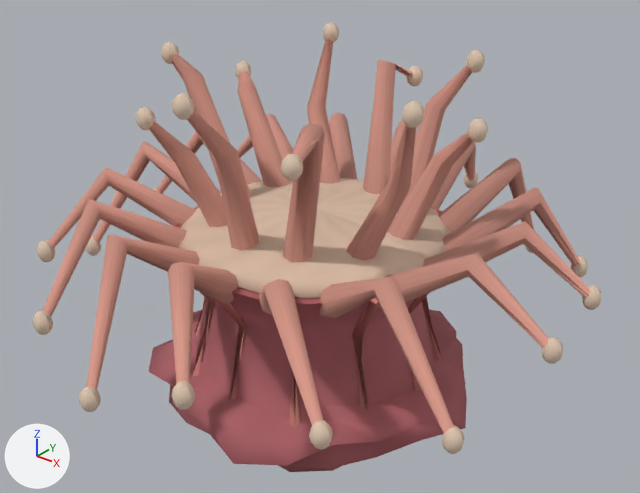
The glTF model assets/models/anemone.glb: old version first, new version second.
Before and after are seen from a camera (50 mm lens) standing at (2.76, -3.32, 3.08) and looking at (0.05, 0.06, 0.98). The lights are fixed; the arrows at lower left show +X, +Y and +Z. The first picture is the older version. Vertices at exactly the same position are counted once.

The older version as bpy lines, for what is in view:
```python
me_anemone_anemone_pedal_disc = bpy.data.meshes.new('anemone_Anemone pedal disc')
me_anemone_anemone_pedal_disc.from_pydata(...)  # 2896 vertices, 5108 faces; spans x -1.48..1.53, y -1.44..1.54, z 0.0..2.01
me_anemone_anemone_pedal_disc.materials.append(mat_anemone_pbr)
ob_anemone = bpy.data.objects.new('anemone', me_anemone_anemone_pedal_disc)
ob_anemone.location = (0.0, 0.0, 0.0)
```
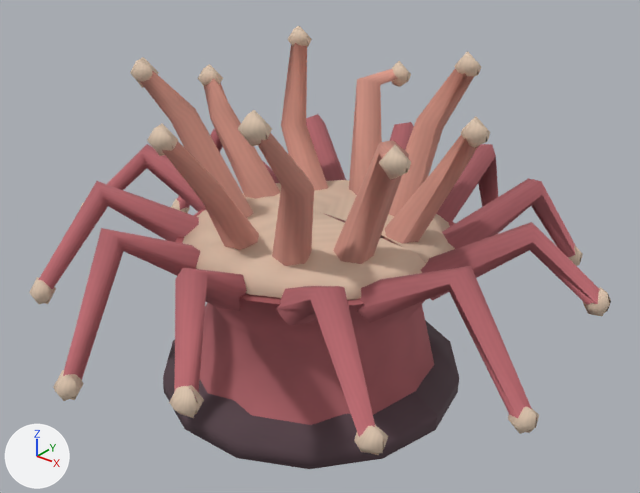
Edits to the bpy script that builds the scene:
```text
Add mat_anemone_pigment:
    mat_anemone_pigment = bpy.data.materials.new('anemone_Pigment')
    # uses the picture img_anemone_albedo
    # uses the picture img_anemone_emission
    # uses the picture img_anemone_normal
    # uses the picture img_anemone_orm
Change me_anemone_anemone_pedal_disc:
    remove me_anemone_anemone_pedal_disc.from_pydata(...)  # 2896 vertices, 5108 faces; spans x -1.48..1.53, y -1.44..1.54, z 0.0..2.01
    remove me_anemone_anemone_pedal_disc.materials.append(mat_anemone_pbr)
    add me_anemone_anemone_pedal_disc.from_pydata(...)  # 869 vertices, 1419 faces; spans x -1.48..1.53, y -1.44..1.54, z 0.0..2.01
    me_anemone_anemone_pedal_disc part 1: the loose piece of 312 vertices spanning x -0.83..1.02, y -0.9..1.0, z 0.0..0.48 is rebuilt with 58 vertices and now spans x -0.84..0.86, y -0.8..0.85, z 0.0..0.44, in mat_anemone_pigment
    me_anemone_anemone_pedal_disc part 2: the loose piece of 180 vertices spanning x -0.71..0.76, y -0.68..0.78, z 0.93..1.21 is rebuilt with 42 vertices and now spans x -0.7..0.79, y -0.66..0.77, z 0.91..1.19, in mat_anemone_pigment
    me_anemone_anemone_pedal_disc part 3: the loose piece of 60 vertices spanning x -0.75..0.8, y -0.72..0.82, z 0.3..1.06 is rebuilt with 42 vertices and now spans x -0.74..0.83, y -0.7..0.81, z 0.28..1.04, in mat_anemone_pigment
    me_anemone_anemone_pedal_disc part 4: the loose piece of 56 vertices spanning x 1.37..1.47, y 0.43..0.53, z 0.9..1.03 is rebuilt with 19 vertices and now spans x 1.38..1.51, y 0.42..0.56, z 0.87..1.02, in mat_anemone_pigment
    me_anemone_anemone_pedal_disc part 5: the loose piece of 24 vertices spanning x 0.27..0.58, y 0.29..0.71, z 1.04..1.96 is rebuilt with 16 vertices and now spans x 0.22..0.61, y 0.28..0.67, z 1.01..1.96, in mat_anemone_pigment
    me_anemone_anemone_pedal_disc part 6: the loose piece of 24 vertices spanning x 0.35..0.83, y -0.28..-0.08, z 1.03..1.96 is rebuilt with 14 vertices and now spans x 0.31..0.84, y -0.4..-0.05, z 1.02..1.81, in mat_anemone_pigment
    me_anemone_anemone_pedal_disc part 7: the loose piece of 24 vertices spanning x -1.45..-0.54, y 0.16..0.39, z 0.83..1.38 is rebuilt with 15 vertices and now spans x -1.45..-0.48, y 0.28..0.51, z 0.69..1.37, in mat_anemone_pigment
    me_anemone_anemone_pedal_disc part 8: the loose piece of 24 vertices spanning x -0.53..-0.22, y -0.61..-0.2, z 1.03..1.77 is rebuilt with 15 vertices and now spans x -0.65..-0.23, y -0.52..-0.04, z 1.02..1.97, in mat_anemone_pigment
    me_anemone_anemone_pedal_disc part 9: the loose piece of 24 vertices spanning x -0.43..0.11, y 0.66..1.46, z 0.83..1.38 is rebuilt with 15 vertices and now spans x -0.42..0.14, y 0.65..1.48, z 0.92..1.37, in mat_anemone_pigment
    me_anemone_anemone_pedal_disc part 10: the loose piece of 24 vertices spanning x -0.06..0.48, y -1.36..-0.56, z 0.95..1.38 is rebuilt with 15 vertices and now spans x -0.06..0.5, y -1.37..-0.54, z 0.92..1.37, in mat_anemone_pigment
    me_anemone_anemone_pedal_disc part 11: the loose piece of 24 vertices spanning x -0.45..-0.1, y 0.38..0.78, z 1.03..1.96 is rebuilt with 16 vertices and now spans x -0.55..-0.12, y 0.28..0.62, z 1.0..1.95, in mat_anemone_pigment
    me_anemone_anemone_pedal_disc part 12: the loose piece of 24 vertices spanning x 0.58..1.17, y 0.24..0.99, z 0.83..1.38 is rebuilt with 15 vertices and now spans x 0.54..1.08, y 0.31..1.16, z 0.8..1.37, in mat_anemone_pigment
    me_anemone_anemone_pedal_disc part 13: the loose piece of 24 vertices spanning x -1.12..-0.53, y -0.89..-0.14, z 0.95..1.38 is rebuilt with 15 vertices and now spans x -1.01..-0.45, y -1.06..-0.2, z 0.8..1.37, in mat_anemone_pigment
    me_anemone_anemone_pedal_disc part 14: the loose piece of 24 vertices spanning x 0.4..0.86, y 0.04..0.33, z 1.03..1.77 is rebuilt with 15 vertices and now spans x 0.36..0.9, y 0.03..0.34, z 1.0..1.79, in mat_anemone_pigment
    me_anemone_anemone_pedal_disc part 15: 52 loose pieces with 1908 vertices, spanning x -1.48..1.53, y -1.44..1.54, z 0.29..2.01, are deleted
    me_anemone_anemone_pedal_disc part 16: 55 vertices removed from x 0.41..0.5, y -1.38..-1.29, z 0.9..1.03; 537 vertices added at x -1.48..1.53, y -1.44..1.54, z 0.63..2.01
    other edits to the shape of me_anemone_anemone_pedal_disc do not show in these pictures
    add me_anemone_anemone_pedal_disc.materials.append(mat_anemone_pigment)
```

Boxes [x1, y1, x2, y2] around the edits, measured in the pictures (640 x 493 px):
'anemone', reshaped: before [33, 23, 601, 472]; after [29, 26, 611, 469]
part 1 of me_anemone_anemone_pedal_disc, rebuilt (7% narrower, 9% shorter): before [148, 309, 467, 472]; after [163, 320, 459, 469]
part 2 of me_anemone_anemone_pedal_disc, rebuilt: before [179, 178, 451, 298]; after [183, 180, 455, 300]
part 3 of me_anemone_anemone_pedal_disc, rebuilt: before [175, 206, 453, 422]; after [176, 209, 455, 425]
part 4 of me_anemone_anemone_pedal_disc, rebuilt (45% wider, 15% taller): before [582, 285, 601, 310]; after [583, 287, 611, 316]
part 5 of me_anemone_anemone_pedal_disc, rebuilt (15% wider): before [398, 65, 472, 212]; after [389, 69, 474, 217]
part 6 of me_anemone_anemone_pedal_disc, rebuilt (7% wider, 8% shorter): before [346, 125, 416, 260]; after [334, 140, 409, 264]
part 7 of me_anemone_anemone_pedal_disc, rebuilt (mostly hidden): before [156, 131, 262, 194]; after [177, 128, 279, 210]
part 8 of me_anemone_anemone_pedal_disc, rebuilt: before [149, 121, 227, 227]; after [140, 71, 254, 218]
part 9 of me_anemone_anemone_pedal_disc, rebuilt: before [390, 121, 405, 173]; after [390, 122, 414, 150]
part 10 of me_anemone_anemone_pedal_disc, rebuilt: before [168, 262, 239, 384]; after [174, 268, 247, 402]
part 11 of me_anemone_anemone_pedal_disc, rebuilt (41% wider): before [307, 39, 340, 184]; after [281, 43, 328, 191]
part 12 of me_anemone_anemone_pedal_disc, rebuilt: before [442, 188, 580, 266]; after [442, 178, 576, 257]
part 13 of me_anemone_anemone_pedal_disc, rebuilt (12% wider, 33% taller): before [49, 167, 196, 248]; after [34, 181, 199, 289]
part 14 of me_anemone_anemone_pedal_disc, rebuilt (15% wider): before [388, 132, 473, 240]; after [380, 134, 478, 247]
part 15 of me_anemone_anemone_pedal_disc, deleted (pink): before [33, 23, 590, 454]
part 16 of me_anemone_anemone_pedal_disc, built on: before [171, 381, 195, 410]; after [29, 26, 600, 455]
